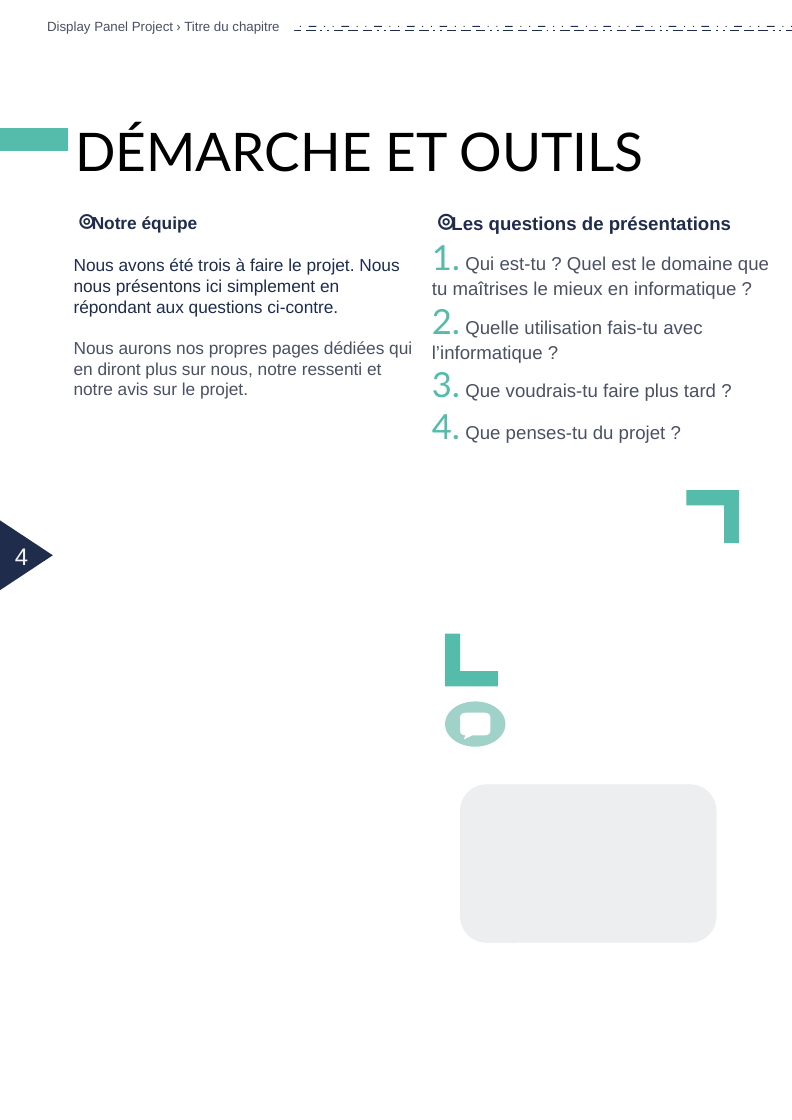
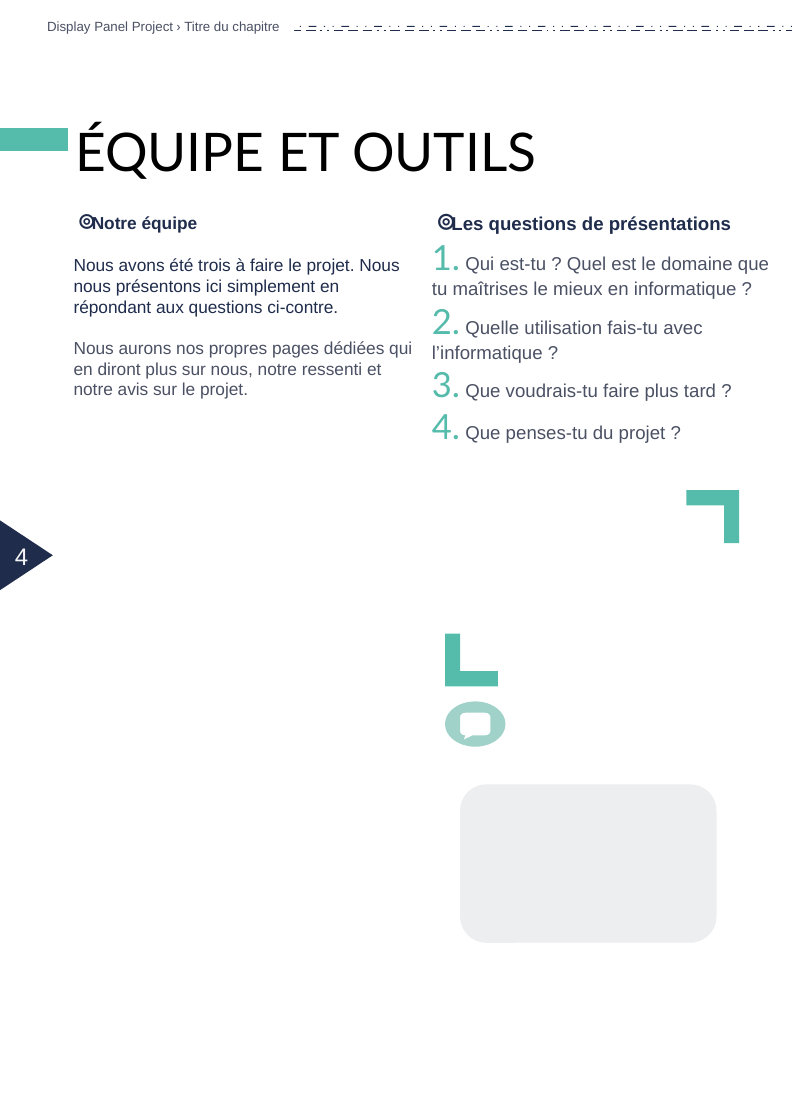
Before and after one commit to LoganTann/panneau, a slide deck: slide 4 of compte-rendu/CR_papier.odp. Drawn at 792x1120 pixels with LibreOffice and Linux fonts; fonts in the diff are those of the drawing. Boxes give left, top, right and bottom in pixels: in the first picture for what was removed or moved away, otherwise in the second. Text is boxed around its words. In the diff, an @@ line names an element or a change of style, - is before the commit and + after.

```diff
--- a/compte-rendu/CR_papier.odp
+++ b/compte-rendu/CR_papier.odp
@@ title at [75,125,536,179]: text changed @@
-DÉMARCHE ET OUTILS
+ÉQUIPE ET OUTILS
```
Also in this commit, not shown: 1 slide added, 1 slide removed, 2 other files.
